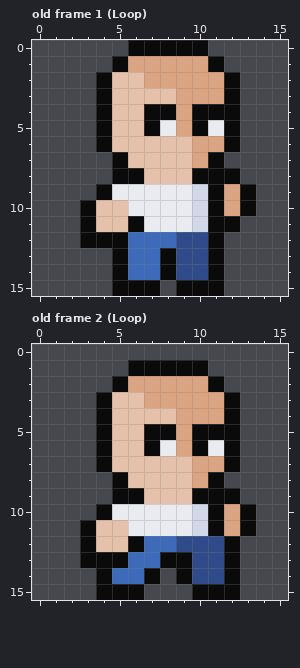
Pixel-art file, stored at textures/characters/chibi.aseprite. That is the earlier state.
16x16 pixels, 4 frames. Shown: old frame 1 (Loop), old frame 2 (Loop).
New version:
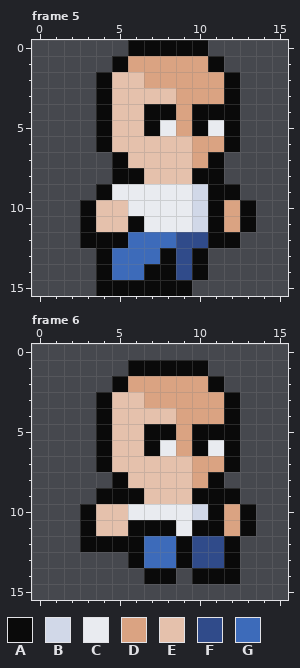
Palette (. is transparent): A #0a0a0a  B #d1d8e8  C #e9ebf0  D #daa382  E #e5c1ac  F #304b8a  G #3d6bba
A new or re-ordered frame is compared with the old frame closest to it.
Edits made:
frames 4 -> 6
Frame 5 is new; against old frame 1 (Loop):
The edit adds colour A in row 11 at x 13; in row 12 at x 12; in rows 13 to 14 at x 4; in row 15 at x 4 and 8.
Colour D gives way to colour A in row 9 at x 12.
Colour F gives way to colour A in rows 13 to 14 at x 10.
Colour G gives way to colour A in row 14 at x 7.
Colour A gives way to colour D in row 11 at x 12.
Colour A gives way to colour G in rows 13 to 14 at x 5.
The author cleared colour A in row 8 at x 12; in row 9 at x 13; in rows 13 to 14 at x 11; in row 15 at x 10 to 11.
Frame 6 is new; against old frame 2 (Loop):
The edit adds colour A in row 9 at x 4; in row 10 at x 3; in row 14 at x 8.
Colour B gives way to colour A in row 11 at x 10.
Colour C gives way to colour A in row 11 at x 6 to 8.
Colour E gives way to colour A in row 12 at x 4 to 5.
Colour F gives way to colour A in row 12 at x 9; in row 14 at x 10 to 11.
Colour G gives way to colour A in row 13 at x 6.
Colour A gives way to colour E in row 10 at x 4.
Colour C gives way to colour E in row 10 at x 5.
Colour A gives way to colour G in row 13 at x 8.
The author cleared colour A in row 13 at x 3 to 5; in row 14 at x 4 and 9; in row 15 at x 4 to 6 and 10 to 12.
The author cleared colour G in row 14 at x 5 to 6.
Boxes around the changes in both pictures, in picture pixels (x1, y1, x2, y2):
changed: (96, 168, 256, 296)
changed: (80, 488, 240, 600)
